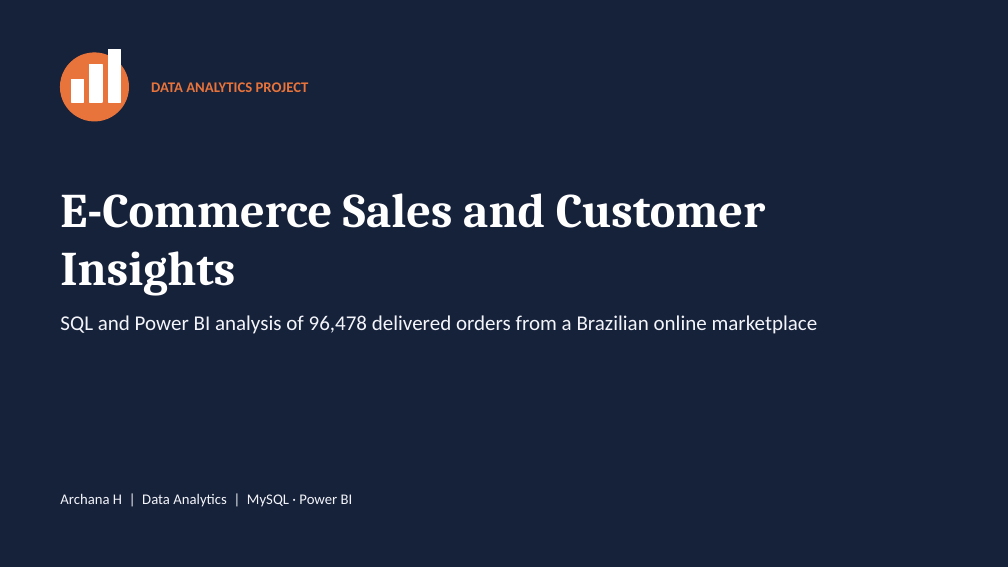
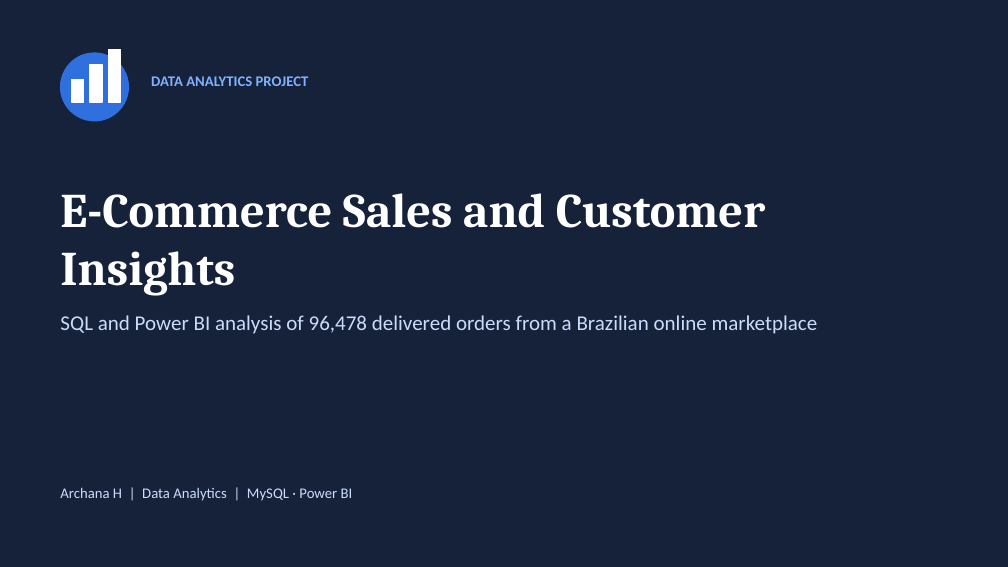
Before and after one commit to archanaarchanah0812-lgtm/ecommerce-sales-customer-insights, a slide deck: slide 1 of E-Commerce_Sales_Customer_Insights.pptx. Drawn at 1008x567 pixels with LibreOffice and Linux fonts; fonts in the diff are those of the drawing. Boxes give left, top, right and bottom in pixels: in the first picture for what was removed or moved away, otherwise in the second. Text is boxed around its words. In the diff, an @@ line names an element or a change of style, - is before the commit and + after.

```diff
--- a/E-Commerce_Sales_Customer_Insights.pptx
+++ b/E-Commerce_Sales_Customer_Insights.pptx
@@ ellipse at bbox=[60, 53, 129, 121]: fill #E8743B to #2F6FDE; outline #E8743B 1 pt to #2F6FDE 1 pt @@
@@ text "DATA ANALYTICS PROJECT" at bbox=[151, 76, 309, 86]: text colour #E8743B to #7FB2FF; vertical alignment middle to top @@
@@ text "SQL and Power BI analysis ..." at bbox=[60, 315, 818, 334]: text colour #F3F5FA to #CADCFC @@
@@ text "Archana H | Data Analytics ..." at bbox=[60, 487, 353, 501]: text colour #F3F5FA to #CADCFC; vertical alignment middle to top @@
```
Also in this commit, not shown: 9 other slides changed, 6 slides added, 2 slides removed.
